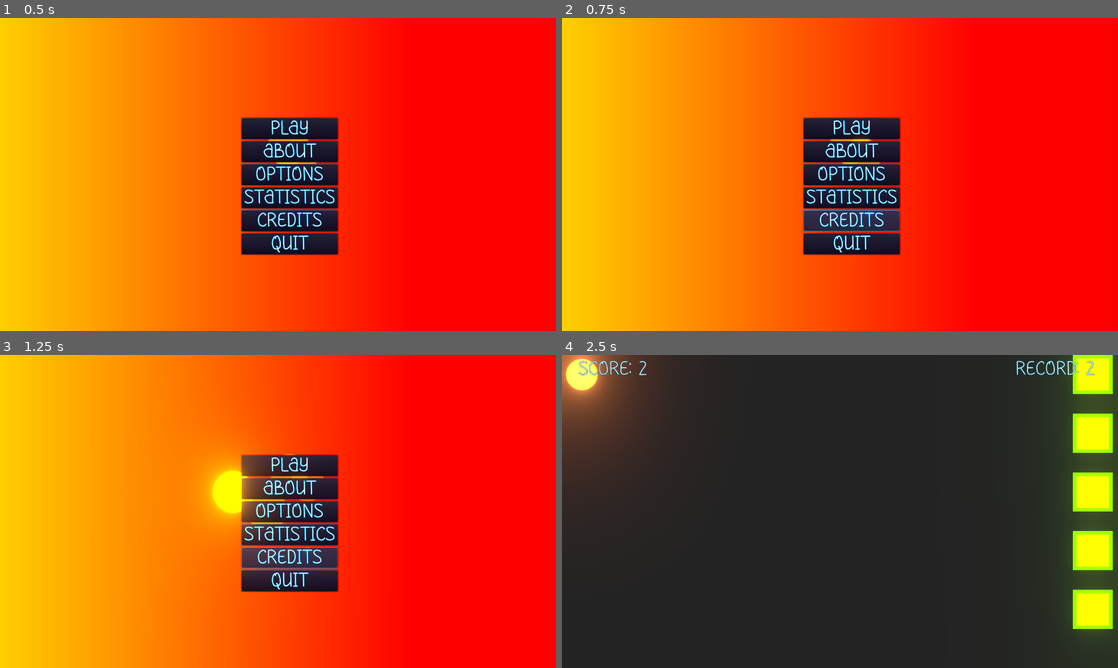
Above: before the commit, frames 1-4 (two rows, left to right).
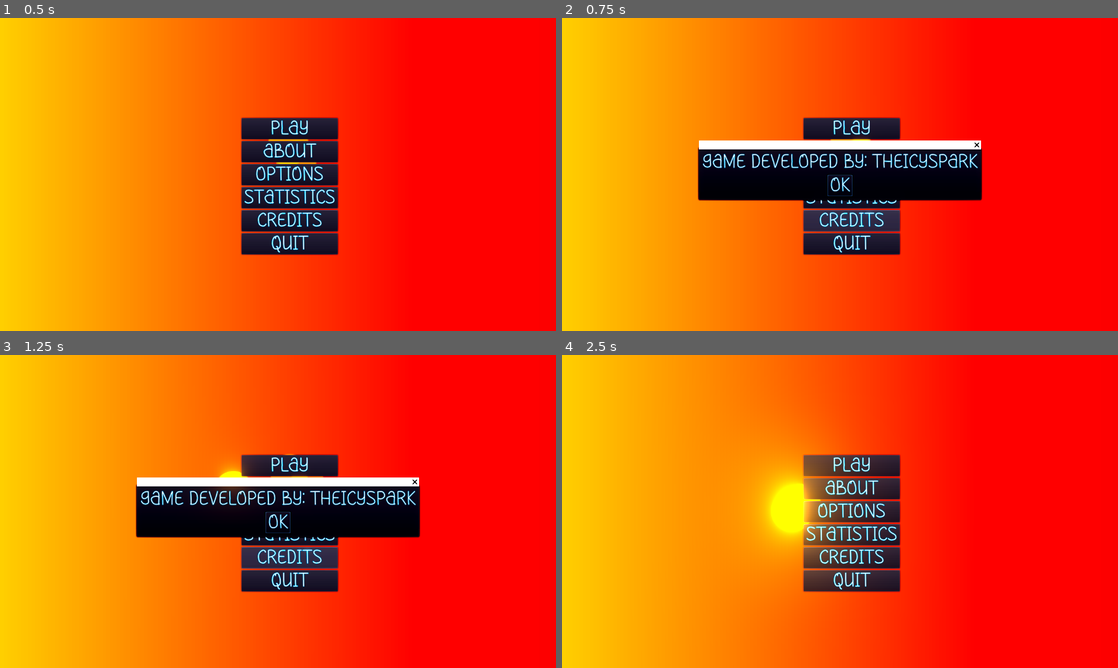
Above: after the commit, the same moments.

Repository: TheIcySpark/Think-Fast
Game: Godot game, scene res://Menu/Menu.tscn
Same seed, same stepped clock (60 frames per second), same inputs: the game is played once before the commit and once after it. Sound files missing from this copy of the repository are replaced by a short silence.
Inputs (mouse positions are in pixels of both pictures, inside the frame that each line leads up to):
- Up to frame 1 (0.5 s): no input
- Up to frame 2 (0.75 s): click "Credits" at 0.5 s
- Up to frame 3 (1.25 s): no input
- Up to frame 4 (2.5 s): click "Play" at 1.25 s; click (840, 511) at 2 s, where only the run after the commit has a clickable "Back menu"

Frame 1 is identical in both runs. In frame 2, 9.4% of the frame differs, in the area x 24-76%, y 39-69%; in frame 3, 11%; in frame 4, 98%, in the area x 0-100%, y 0-100%.

Commit message:
bug solved puntaje infinito por problema de error al finalizar el juego

Diff:
--- a/Menu/Menu.gd
+++ b/Menu/Menu.gd
@@ -30,3 +30,7 @@
 
 func _on_Opciones_button_down() -> void:
 	$Opciones.popup()
+
+
+func _on_Creditos_button_down() -> void:
+	$CreditosPopup.popup()
--- a/Menu/Menu.tscn
+++ b/Menu/Menu.tscn
@@ -248,8 +248,21 @@
 
 [node name="Opciones" parent="." instance=ExtResource( 9 )]
 musica1 = NodePath("../BackgroundMusic")
+
+[node name="CreditosPopup" type="AcceptDialog" parent="."]
+anchor_left = 0.5
+anchor_top = 0.5
+anchor_right = 0.5
+anchor_bottom = 0.5
+margin_left = -325.0
+margin_top = -58.0
+margin_right = 325.0
+margin_bottom = 58.0
+window_title = ""
+dialog_text = "Game Developed by: Theicyspark"
 [connection signal="button_down" from="Contenedor/Jugar" to="." method="_on_Jugar_button_down"]
 [connection signal="button_down" from="Contenedor/Detalles" to="." method="_on_Detalles_button_down"]
 [connection signal="button_down" from="Contenedor/Opciones" to="." method="_on_Opciones_button_down"]
 [connection signal="button_down" from="Contenedor/Estadisticas" to="." method="_on_Estadisticas_button_down"]
+[connection signal="button_down" from="Contenedor/Creditos" to="." method="_on_Creditos_button_down"]
 [connection signal="button_down" from="Contenedor/Quitar" to="." method="_on_Quitar_button_down"]
--- a/gameOver/GameOver.tscn
+++ b/gameOver/GameOver.tscn
@@ -9,7 +9,6 @@
 script = ExtResource( 2 )
 
 [node name="UI" type="Control" parent="."]
-visible = false
 modulate = Color( 1.2, 1.2, 1.2, 1 )
 anchor_left = 0.5
 anchor_top = 0.5
--- a/input/Input.gd
+++ b/input/Input.gd
@@ -2,7 +2,9 @@
 var posicion_musica: float = 0
 
 func _input(event: InputEvent) -> void:
-	if(event.is_action_pressed("ui_pausar")):
+	if get_parent().get_node("GameOver/UI").visible:
+		return
+	if event.is_action_pressed("ui_pausar"):
 		get_tree().paused = not get_tree().paused
 		$Pausa/Control.visible = get_tree().paused
 		if get_tree().paused:
--- a/opciones/Opciones.tscn
+++ b/opciones/Opciones.tscn
@@ -10,9 +10,9 @@
 anchor_right = 0.5
 anchor_bottom = 0.5
 margin_left = -504.0
-margin_top = -264.0
+margin_top = -192.0
 margin_right = 504.0
-margin_bottom = 264.0
+margin_bottom = 192.0
 theme = ExtResource( 1 )
 window_title = ""
 dialog_text = "Options"
@@ -27,9 +27,9 @@
 anchor_right = 0.5
 anchor_bottom = 0.5
 margin_left = -496.0
-margin_top = -213.0
+margin_top = -141.0
 margin_right = 496.0
-margin_bottom = 199.0
+margin_bottom = 127.0
 custom_constants/separation = 29
 __meta__ = {
 "_edit_use_anchors_": false
--- a/pausa/Pausa.tscn
+++ b/pausa/Pausa.tscn
@@ -11,6 +11,7 @@
 [node name="Control" type="Control" parent="."]
 visible = false
 modulate = Color( 1.2, 1.2, 1.2, 1 )
+light_mask = -2147483647
 anchor_left = 0.5
 anchor_top = 0.5
 anchor_right = 0.5
